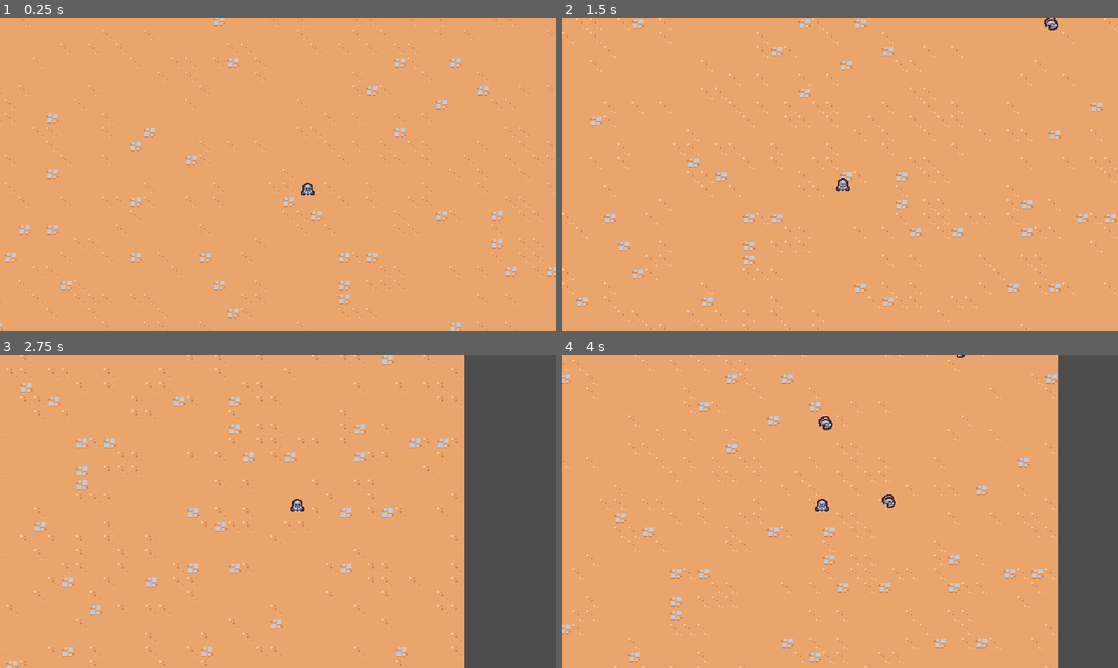
Above: before the commit, frames 1-4 (two rows, left to right).
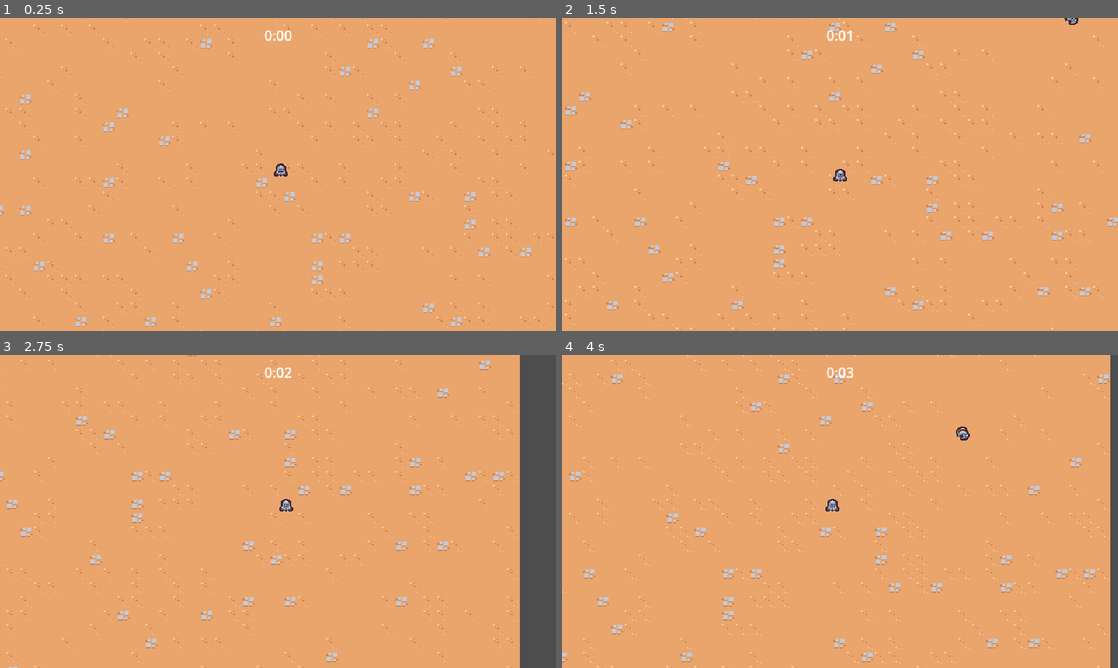
Above: after the commit, the same moments.

Repository: nadeemkhedr/survivor-game-godot
Game: Godot game, scene res://scenes/main/main.tscn
Two runs of this game, one before a commit and one after it. Both use one fixed random seed, a clock stepped at 60 frames per second and the inputs below.
Inputs:
- Up to frame 1 (0.25 s): no input
- Up to frame 2 (1.5 s): hold D (move_right) 0.53-1.28 s; hold S (move_down) from 1.28 s (still down)
- Up to frame 3 (2.75 s): release S (move_down) at 2.03 s; hold D (move_right) from 2.03 s (still down)
- Up to frame 4 (4 s): release D (move_right) at 2.78 s; hold W (move_up) 2.78-3.53 s; hold A (move_left) from 3.53 s (still down)

The runs differ from the first frame. In frame 1, 4.7% of the frame differs, in the area x 0-100%, y 0-100%; in frame 2, 5.4%; in frame 3, 15%, in the area x 0-94%, y 0-100%; in frame 4, 14%.

Commit message:
✨ feat: add timer

Diff:
--- a/project.godot
+++ b/project.godot
@@ -59,8 +59,8 @@
 2d_physics/layer_1="Terrain"
 2d_physics/layer_2="Player"
 2d_physics/layer_3="Enemy"
+2d_physics/layer_4="EnemyCollision"
 
 [rendering]
 
 textures/canvas_textures/default_texture_filter=0
-2d/snap/snap_2d_transforms_to_pixel=true
--- a/scenes/basic_enemy/basic_enemy.gd
+++ b/scenes/basic_enemy/basic_enemy.gd
@@ -1,6 +1,6 @@
 extends CharacterBody2D
 
-const MAX_SPEED = 75
+const MAX_SPEED = 40
 
 # Called when the node enters the scene tree for the first time.
 func _ready():
--- a/scenes/basic_enemy/basic_enemy.tscn
+++ b/scenes/basic_enemy/basic_enemy.tscn
@@ -10,7 +10,9 @@
 radius = 5.0
 
 [node name="BasicEnemy" type="CharacterBody2D" groups=["enemy"]]
-collision_layer = 0
+collision_layer = 8
+collision_mask = 9
+motion_mode = 1
 script = ExtResource("1_r7lww")
 
 [node name="Area2D" type="Area2D" parent="."]
--- a/scenes/game_camera/game_camera.gd
+++ b/scenes/game_camera/game_camera.gd
@@ -11,7 +11,7 @@
 # Called every frame. 'delta' is the elapsed time since the previous frame.
 func _process(delta):
 	acquire_target()
-	global_position = global_position.lerp(target_position, 1.0 - exp(-delta * 10))
+	global_position = global_position.lerp(target_position, 1.0 - exp(-delta * 20))
 
 
 func acquire_target():
--- a/scenes/main/main.tscn
+++ b/scenes/main/main.tscn
@@ -1,12 +1,19 @@
-[gd_scene load_steps=6 format=3 uid="uid://dopww6unq3otg"]
+[gd_scene load_steps=8 format=3 uid="uid://dopww6unq3otg"]
 
 [ext_resource type="PackedScene" uid="uid://hdws7rnqppiw" path="res://scenes/player/player.tscn" id="1_3yrsm"]
+[ext_resource type="PackedScene" uid="uid://b7gd36gdpcxdh" path="res://scenes/ui/arena_time_ui.tscn" id="1_gcsv0"]
 [ext_resource type="PackedScene" uid="uid://cl31a5ofvrldo" path="res://scenes/game_camera/game_camera.tscn" id="1_py7nv"]
 [ext_resource type="TileSet" uid="uid://b2q3j4jyeru7g" path="res://resources/tileset.tres" id="1_x8niw"]
 [ext_resource type="Script" path="res://scenes/game_camera/game_camera.gd" id="2_7j3s4"]
+[ext_resource type="PackedScene" uid="uid://dkrtgvt6jffjq" path="res://scenes/manager/arena_time_manager.tscn" id="2_flw8g"]
 [ext_resource type="PackedScene" uid="uid://c6a1n8yna4mnm" path="res://scenes/manager/enemy_manager.tscn" id="5_e4xp8"]
 
 [node name="Main" type="Node"]
+
+[node name="ArenaTimeUI" parent="." node_paths=PackedStringArray("arena_time_manager") instance=ExtResource("1_gcsv0")]
+arena_time_manager = NodePath("../ArenaTimeManager")
+
+[node name="ArenaTimeManager" parent="." instance=ExtResource("2_flw8g")]
 
 [node name="EnemyManager" parent="." instance=ExtResource("5_e4xp8")]
 
--- /dev/null
+++ b/scenes/manager/arena_time_manager.gd
@@ -0,0 +1,6 @@
+extends Node
+
+@onready var timer = $Timer
+
+func get_time_elapsed():
+	return timer.wait_time - timer.time_left
--- /dev/null
+++ b/scenes/manager/arena_time_manager.tscn
@@ -0,0 +1,11 @@
+[gd_scene load_steps=2 format=3 uid="uid://dkrtgvt6jffjq"]
+
+[ext_resource type="Script" path="res://scenes/manager/arena_time_manager.gd" id="1_jchu0"]
+
+[node name="ArenaTimeManager" type="Node"]
+script = ExtResource("1_jchu0")
+
+[node name="Timer" type="Timer" parent="."]
+wait_time = 60.0
+one_shot = true
+autostart = true
--- a/scenes/player/player.gd
+++ b/scenes/player/player.gd
@@ -1,6 +1,8 @@
 extends CharacterBody2D
 
-const MAX_SPEED = 200
+const MAX_SPEED = 150
+const ACCELERATION_SMOOTHING = 25
+
 
 # Called when the node enters the scene tree for the first time.
 func _ready():
@@ -11,7 +13,10 @@
 func _process(delta):
 	var movement_vector = get_movement_vector()
 	var direction = movement_vector.normalized()
-	velocity = direction * MAX_SPEED
+	var target_velocity = direction * MAX_SPEED
+
+
+	velocity = velocity.lerp(target_velocity, 1 - exp(-delta * ACCELERATION_SMOOTHING))
 	move_and_slide()
 
 func get_movement_vector():
--- a/scenes/player/player.tscn
+++ b/scenes/player/player.tscn
@@ -9,6 +9,7 @@
 
 [node name="Player" type="CharacterBody2D" groups=["player"]]
 collision_layer = 0
+motion_mode = 1
 script = ExtResource("1_p6gdb")
 
 [node name="AbilityManager" type="Node" parent="."]
--- /dev/null
+++ b/scenes/ui/arena_time_ui.gd
@@ -0,0 +1,17 @@
+extends CanvasLayer
+
+@export var arena_time_manager: Node
+@onready var label = $%Label
+
+func _process(delta):
+	if arena_time_manager == null:
+		return
+
+	var time_elapsed = arena_time_manager.get_time_elapsed()
+	label.text = format_seconds_to_string(time_elapsed)
+
+func format_seconds_to_string(seconds: float):
+	var minutes = floor(seconds / 60)
+	var remaining_seconds = seconds - (minutes * 60)
+
+	return str(minutes) + ":" + ("%02d" % floor(remaining_seconds))
--- /dev/null
+++ b/scenes/ui/arena_time_ui.tscn
@@ -0,0 +1,22 @@
+[gd_scene load_steps=2 format=3 uid="uid://b7gd36gdpcxdh"]
+
+[ext_resource type="Script" path="res://scenes/ui/arena_time_ui.gd" id="1_pxy6b"]
+
+[node name="ArenaTimeUI" type="CanvasLayer"]
+script = ExtResource("1_pxy6b")
+
+[node name="MarginContainer" type="MarginContainer" parent="."]
+anchors_preset = 15
+anchor_right = 1.0
+anchor_bottom = 1.0
+grow_horizontal = 2
+grow_vertical = 2
+mouse_filter = 2
+theme_override_constants/margin_top = 8
+
+[node name="Label" type="Label" parent="MarginContainer"]
+unique_name_in_owner = true
+layout_mode = 2
+size_flags_horizontal = 4
+size_flags_vertical = 0
+text = "Test"
